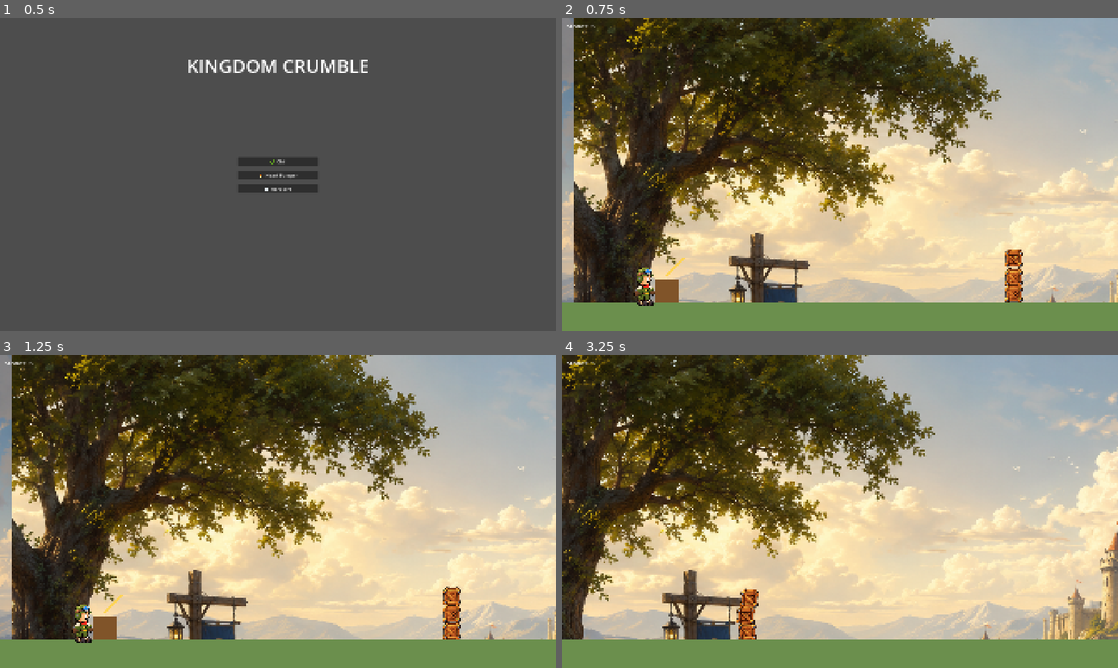
Above: before the commit, frames 1-4 (two rows, left to right).
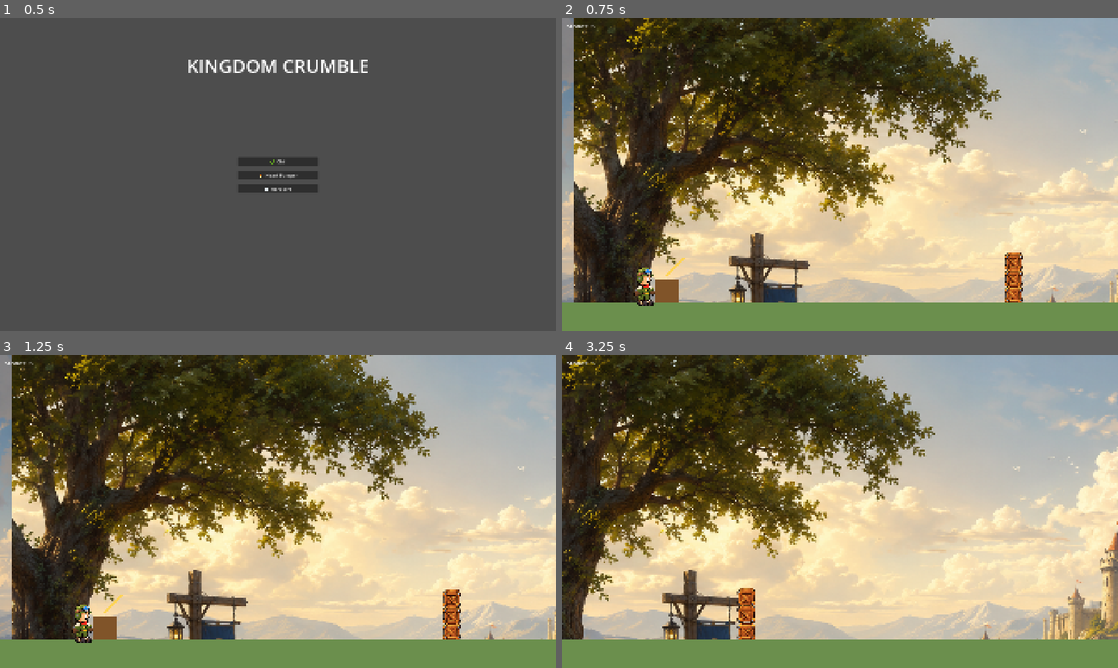
Above: after the commit, the same moments.

Repository: hazlema/kingdom-crumble
Game: Godot game, scene res://scenes/main_menu.tscn
Same seed, same stepped clock (60 frames per second), same inputs: the game is played once before the commit and once after it.
Inputs (mouse positions are in pixels of both pictures, inside the frame that each line leads up to):
- Up to frame 1 (0.5 s): no input
- Up to frame 2 (0.75 s): click "🌿 Chill" at 0.5 s
- Up to frame 3 (1.25 s): no input
- Up to frame 4 (3.25 s): tap Enter (advance) at 1.25, 1.35 s; move the mouse to (962, 495) at 1.27 s; hold . (scout_right) 1.28-2 s; click (962, 495) at 1.42 s; drag from (728, 527) to (812, 574) at 2.02 s; move the mouse to (895, 442) at 2.77 s; hold . (scout_right) from 2.78 s (still down); tap Right (aim_right) at 2.85 s

Frame 1 is identical in both runs. In frame 2, 0.3% of the frame differs, in the area x 79-83%, y 74-91%; in frame 3, 0.2%; in frame 4, 0.5%, in the area x 31-36%, y 74-91%.

Commit message:
fix: seat the crate tower flush so it doesn't topple itself
Collision boxes shrank to 56px but spawn spacing stayed 66px, so
crates dropped a 10px gap on load and chill-tier bounce (0.6) turned
that into self-demolition. Stack now spawns touching (572/516/460).

Co-Authored-By: Claude Fable 5 <noreply@anthropic.com>

Diff:
--- a/scenes/level_01.tscn
+++ b/scenes/level_01.tscn
@@ -31,13 +31,13 @@
 position = Vector2(200, 600)
 
 [node name="Crate1" parent="." unique_id=637987339 groups=["crates"] instance=ExtResource("3")]
-position = Vector2(1400, 568)
+position = Vector2(1400, 572)
 
 [node name="Crate2" parent="." unique_id=1562248210 groups=["crates"] instance=ExtResource("3")]
-position = Vector2(1400, 502)
+position = Vector2(1400, 516)
 
 [node name="Crate3" parent="." unique_id=702777028 groups=["crates"] instance=ExtResource("3")]
-position = Vector2(1400, 436)
+position = Vector2(1400, 460)
 
 [node name="CameraDirector" type="Camera2D" parent="." unique_id=1862764469]
 position = Vector2(800, 160)
